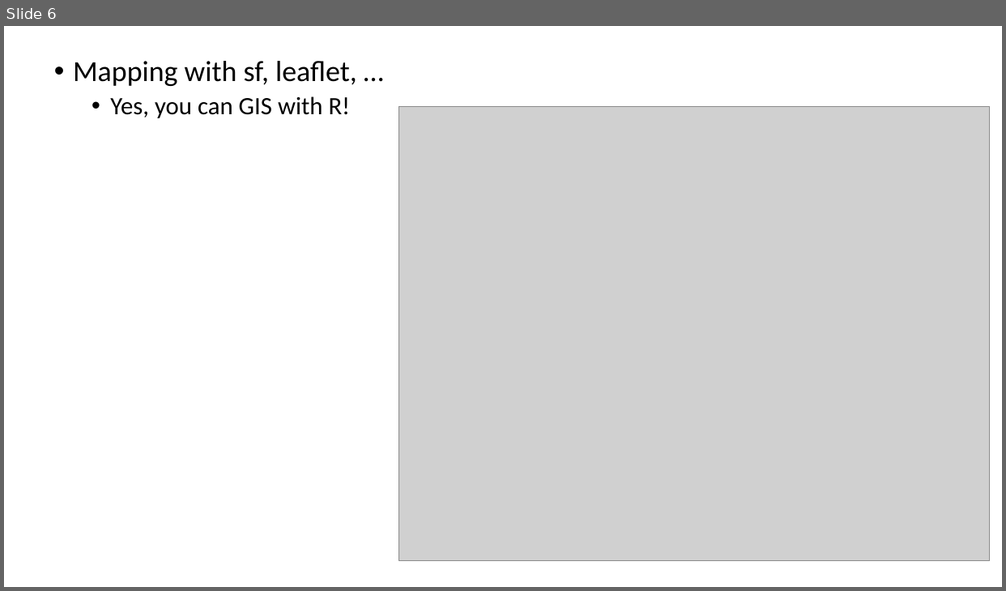
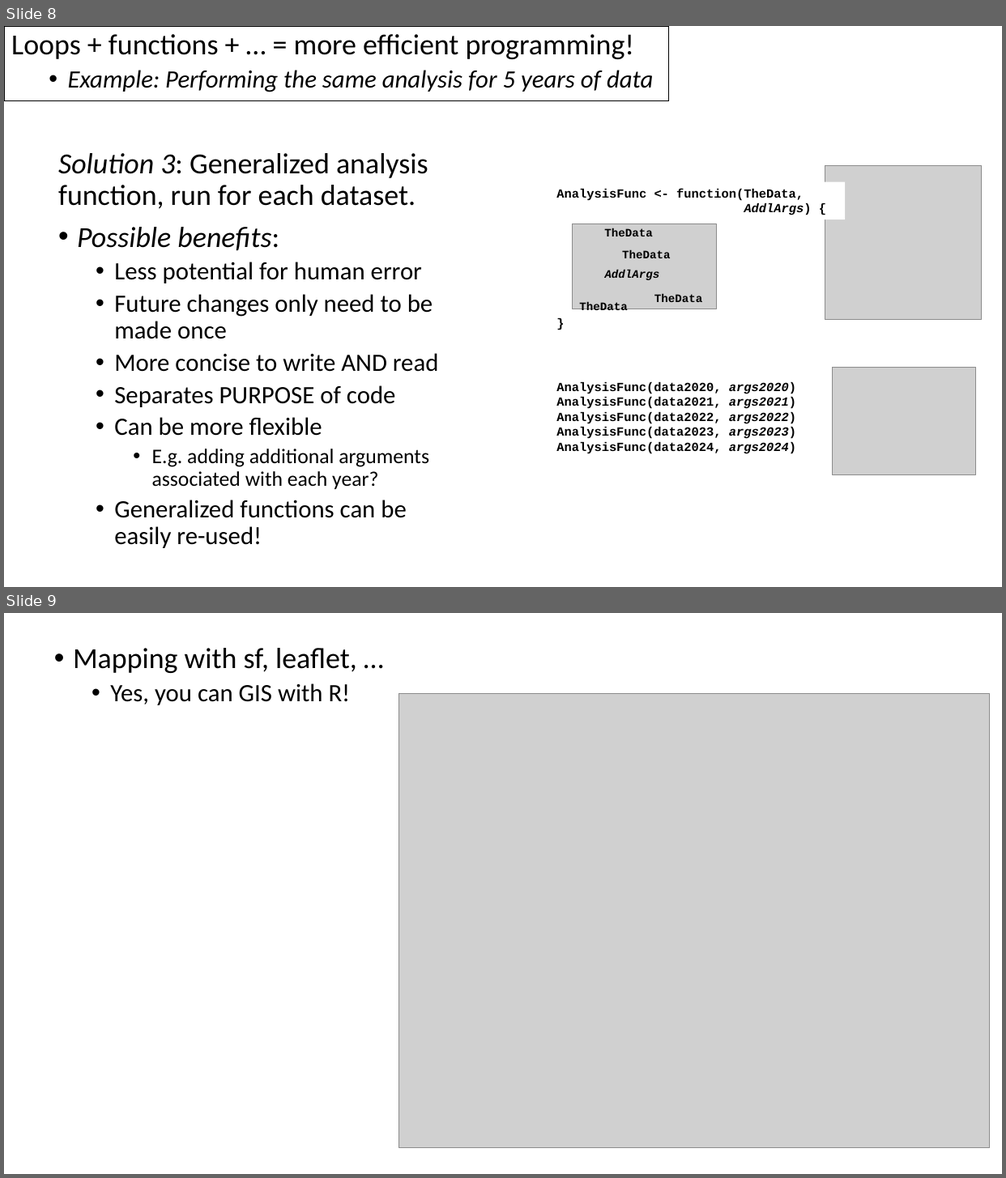
Before and after one commit to ADFG-DSF/ADFG_R_Intro_Workshop_2025, a slide deck: presentations/8 - The adventure begins.pptx. Shown one above the other, each under a label of ours: slide 6 before the commit, slides 8 and 9 after it. The pictures are 1006x591 and 1006x1178 pixels, drawn with LibreOffice and Linux fonts; fonts in the diff are those of the drawing; grey boxes stand for pictures. Boxes give left, top, right and bottom in pixels: in the first picture for what was removed or moved away, otherwise in the second. Text is boxed around its words. In the diff, an @@ line names an element or a change of style, - is before the commit and + after.

```diff
--- a/presentations/8 - The adventure begins.pptx
+++ b/presentations/8 - The adventure begins.pptx
@@ slide 8 added at bbox=[4, 26, 1002, 587], background #FFFFFF @@
@@ text added at bbox=[4, 26, 669, 101], outline #000000 0.75 pt, 24 pt, text #000000, italic @@
+Loops + functions + … = more efficient programming!
+  • Example: Performing the same analysis for 5 years of data
@@ text added at bbox=[58, 153, 439, 548], 24 pt, text #000000 @@
+Solution 3: Generalized analysis function, run for each dataset.
+• Possible benefits:
+  • Less potential for human error
+  • Future changes only need to be made once
+  • More concise to write AND read
+  • Separates PURPOSE of code
+  • Can be more flexible
+    • E.g. adding additional arguments associated with each year?
+  • Generalized functions can be easily re-used!
@@ picture added at bbox=[825, 165, 982, 319] @@
@@ text added at bbox=[556, 189, 803, 201], 12 pt, text #000000, bold @@
+AnalysisFunc <- function(TheData) {
@@ text added at bbox=[676, 189, 812, 216], 12 pt, text #000000, bold @@
+AnalysisFunc <- function(TheData,
+AddlArgs) {
@@ picture added at bbox=[572, 224, 716, 310] @@
@@ text added at bbox=[604, 228, 652, 237], 11 pt, text #000000, bold @@
+TheData
@@ text added at bbox=[622, 250, 670, 258], 11 pt, text #000000, bold @@
+TheData
@@ text added at bbox=[605, 270, 660, 280], 11 pt, text #000000, bold, italic @@
+AddlArgs
@@ text added at bbox=[550, 312, 776, 335], 12 pt, text #000000, bold @@
+}
@@ text added at bbox=[579, 302, 627, 314], 11 pt, text #000000, bold @@
+TheData
@@ text added at bbox=[654, 293, 702, 302], 11 pt, text #000000, bold @@
+TheData
@@ text added at bbox=[556, 382, 721, 454], 12 pt, text #000000, bold @@
+AnalysisFunc(data2020)
+AnalysisFunc(data2021)
+AnalysisFunc(data2022)
+AnalysisFunc(data2023)
+AnalysisFunc(data2024)
@@ text added at bbox=[556, 382, 796, 454], 12 pt, text #000000, bold @@
+AnalysisFunc(data2020, args2020)
+AnalysisFunc(data2021, args2021)
+AnalysisFunc(data2022, args2022)
+AnalysisFunc(data2023, args2023)
+AnalysisFunc(data2024, args2024)
@@ picture added at bbox=[832, 367, 976, 476] @@
@@ what was slide 6 is now slide 9 @@
```
Also in this commit, not shown: 2 other slides added, 2 other files.
